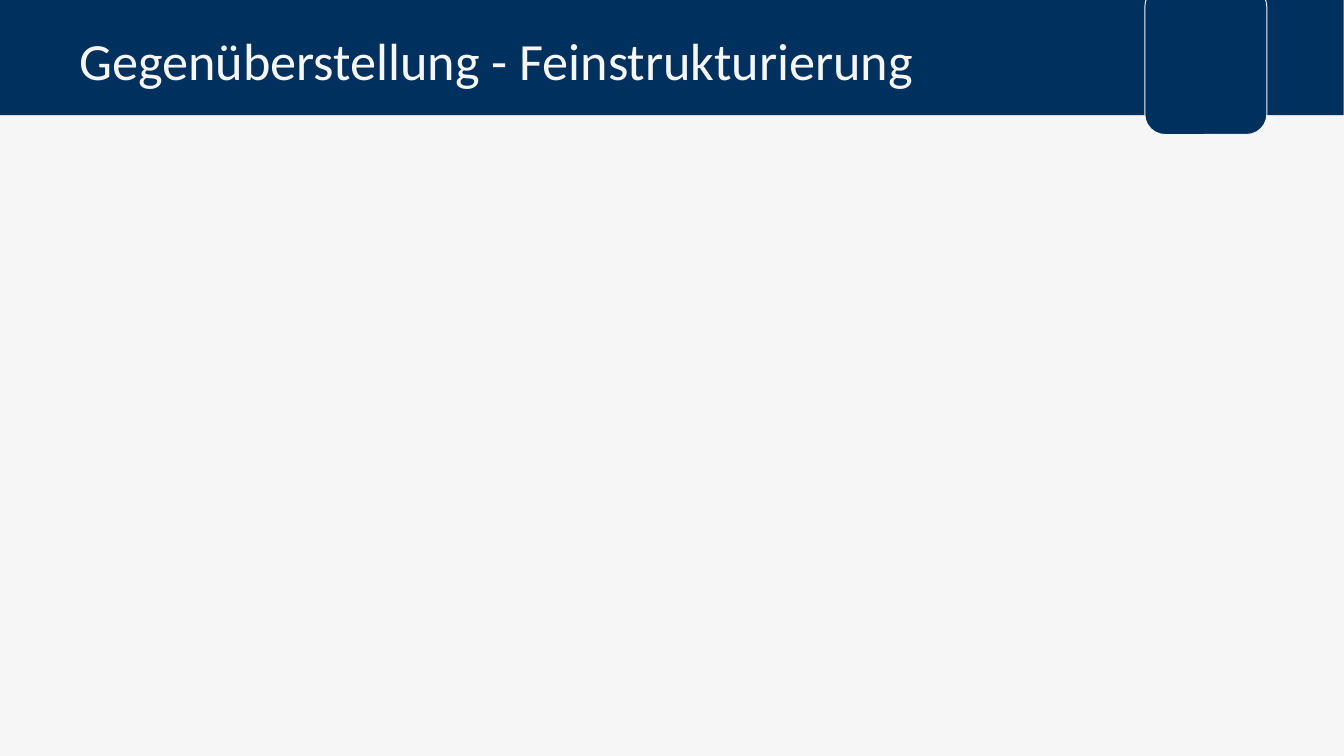
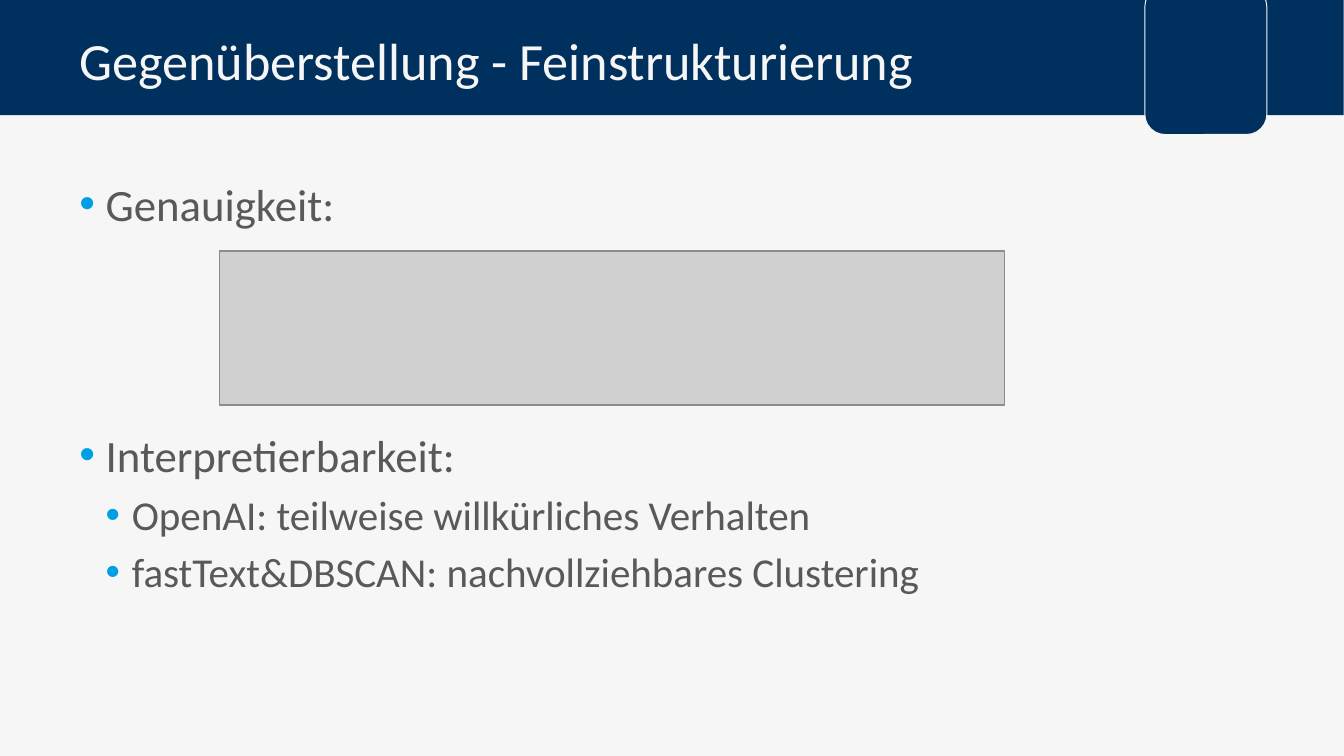
Before and after one commit to FlowBYRN/BaMaterialStandartisation, a slide deck: slide 30 of documents/Verteidigung.pptx (slide 25 before the commit). Drawn at 1344x756 pixels with LibreOffice and Linux fonts; fonts in the diff are those of the drawing; grey boxes stand for pictures; background and template pictures are left out. Boxes give left, top, right and bottom in pixels: in the first picture for what was removed or moved away, otherwise in the second. Text is boxed around its words. In the diff, an @@ line names an element or a change of style, - is before the commit and + after.

```diff
--- a/documents/Verteidigung.pptx
+++ b/documents/Verteidigung.pptx
@@ text added at bbox=[106, 190, 919, 594], 22 pt, text #595959 @@
+• Genauigkeit:
+• Interpretierbarkeit:
+  • OpenAI: teilweise willkürliches Verhalten
+  • fastText&DBSCAN: nachvollziehbares Clustering
@@ picture added at bbox=[219, 251, 1004, 406] @@
```
Also in this commit, not shown: 13 other slides changed, 22 slides added, 14 slides removed, 1 other file.
